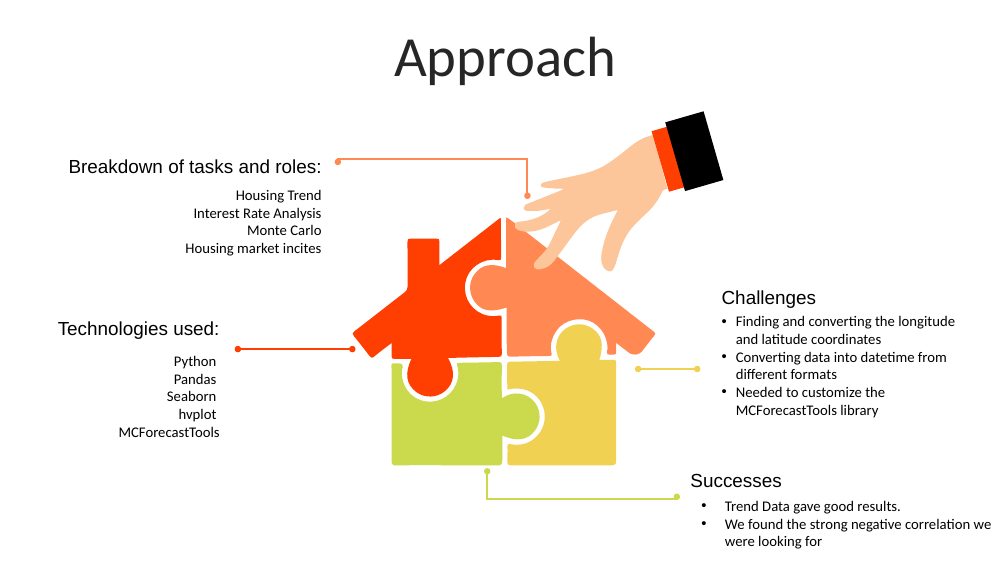
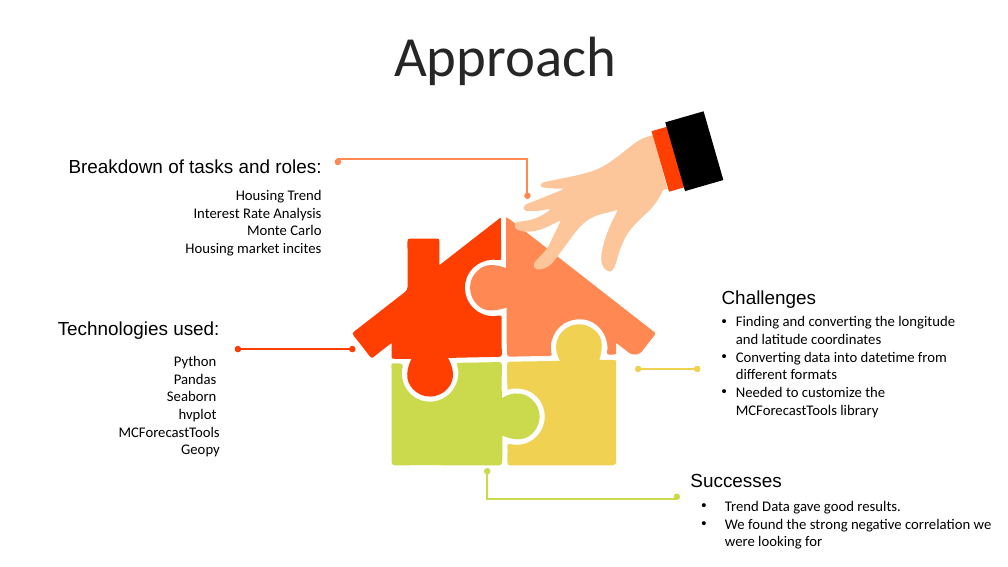
Before and after one commit to JamieMellway/FintechBootcampProject1, a slide deck: slide 5 of Presentation.pptx. Drawn at 1008x567 pixels with LibreOffice and Linux fonts; fonts in the diff are those of the drawing. Boxes give left, top, right and bottom in pixels: in the first picture for what was removed or moved away, otherwise in the second. Text is boxed around its words. In the diff, an @@ line names an element or a change of style, - is before the commit and + after.

```diff
--- a/Presentation.pptx
+++ b/Presentation.pptx
@@ text at <box>119,426,220,457</box>: text changed @@
-MCForecastTools
+MCForecastTools
+Geopy
```
Also in this commit, not shown: 1 other slide changed, 3 other files.
